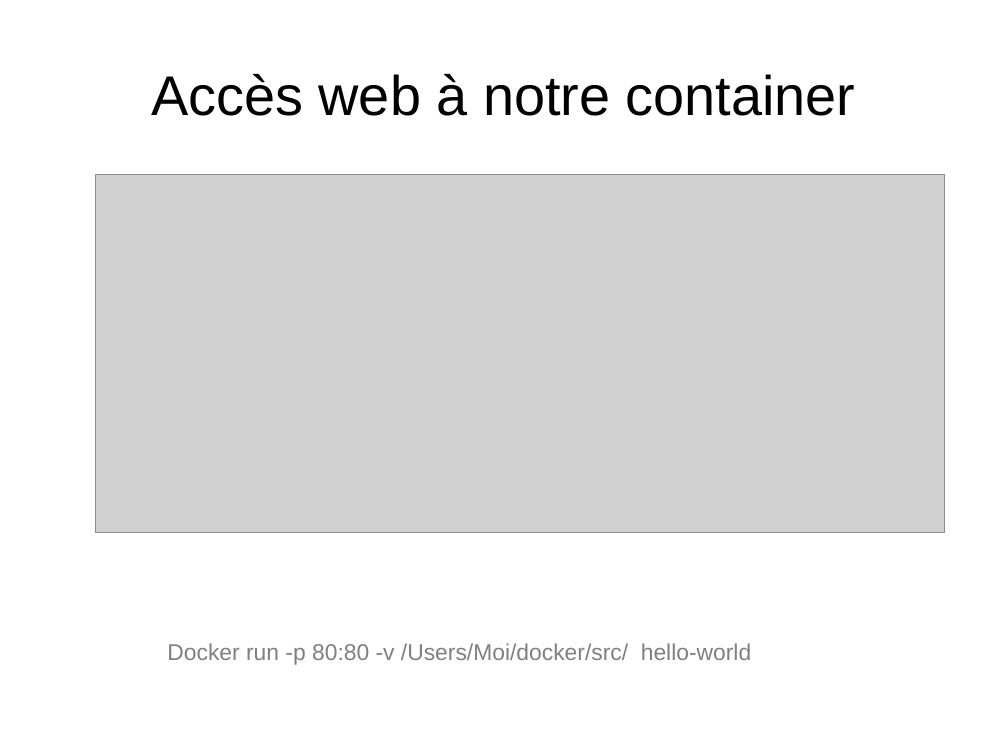
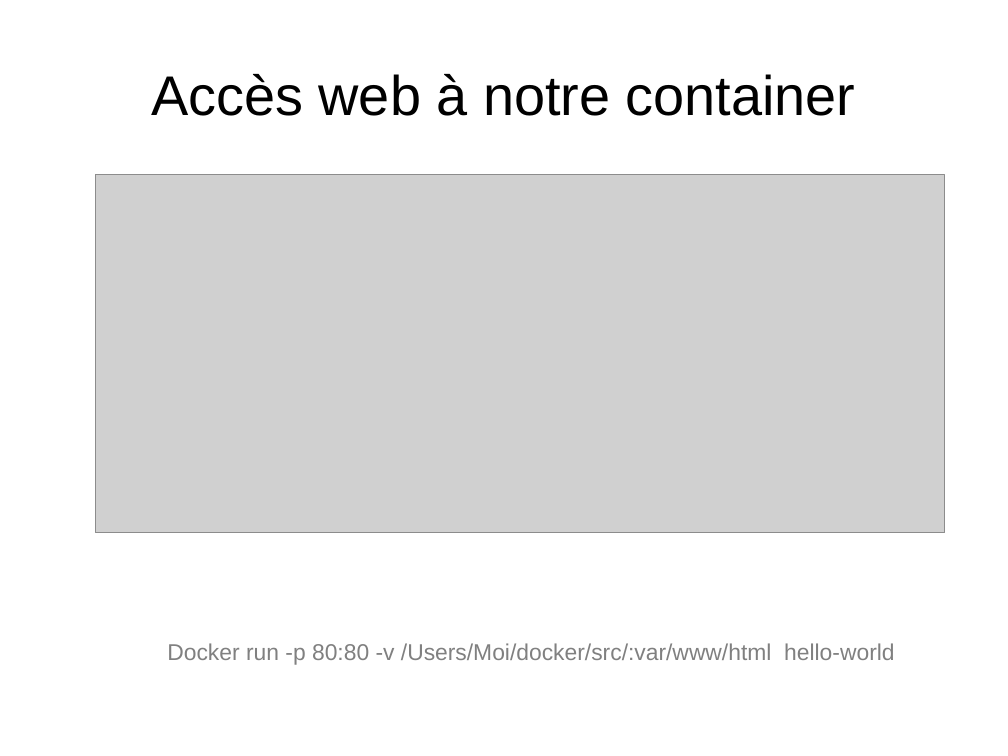
Before and after one commit to heylve/current, a slide deck: slide 8 of Rencontre_devs/docker_dev_conf_20_11_2017.odp. Drawn at 1008x756 pixels with LibreOffice and Linux fonts; fonts in the diff are those of the drawing; grey boxes stand for pictures. Boxes give left, top, right and bottom in pixels: in the first picture for what was removed or moved away, otherwise in the second. Text is boxed around its words. In the diff, an @@ line names an element or a change of style, - is before the commit and + after.

Commit message:
pres..

```diff
--- a/Rencontre_devs/docker_dev_conf_20_11_2017.odp
+++ b/Rencontre_devs/docker_dev_conf_20_11_2017.odp
@@ text at (167,643,894,665): text changed @@
-Docker run -p 80:80 -v /Users/Moi/docker/src/ hello-world
+Docker run -p 80:80 -v /Users/Moi/docker/src/:var/www/html hello-world
```
